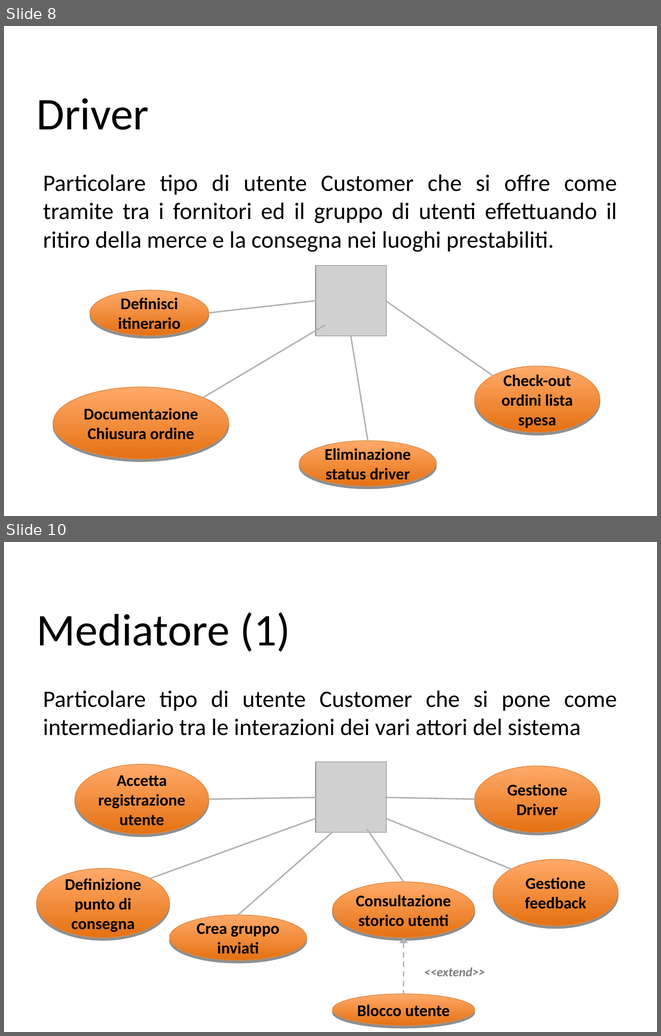
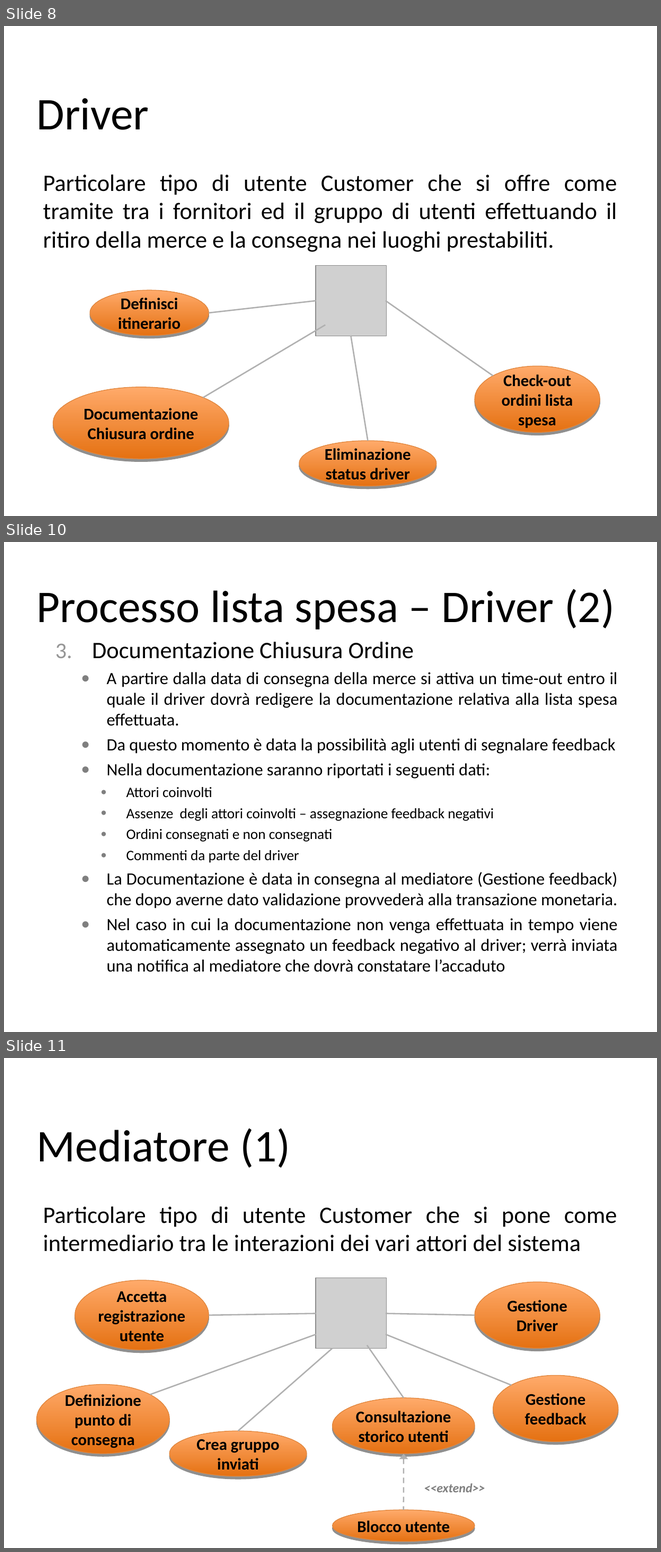
Before and after one commit to ZhangUranus/amicidelgas, a slide deck: trunk/WorkingOfBiz/risorse gassose/G.A.S. 2.2.ppt. Shown one above the other, each under a label of ours: slides 8 and 10 before the commit, slides 8, 10 and 11 after it; the slides between them are not shown. The pictures are 661x1036 and 661x1552 pixels, drawn with LibreOffice and Linux fonts; fonts in the diff are those of the drawing; grey boxes stand for pictures; background and template pictures are left out. Boxes give left, top, right and bottom in pixels: in the first picture for what was removed or moved away, otherwise in the second. Text is boxed around its words. In the diff, an @@ line names an element or a change of style, - is before the commit and + after.

```diff
--- a/trunk/WorkingOfBiz/risorse gassose/G.A.S. 2.2.ppt
+++ b/trunk/WorkingOfBiz/risorse gassose/G.A.S. 2.2.ppt
@@ slide 10 added at (4, 542, 657, 1032), background picture (left out) @@
@@ title added at (37, 589, 615, 629), 50 pt, text #000000 @@
+Processo lista spesa – Driver (2)
@@ text added at (92, 642, 618, 972), 19 pt, text #000000 @@
+3. Documentazione Chiusura Ordine
+  ● A partire dalla data di consegna della merce si attiva un time-out entro il quale il driver dovrà redigere la documentazione relativa alla lista spesa effettuata.
+  ● Da questo momento è data la possibilità agli utenti di segnalare feedback
+  ● Nella documentazione saranno riportati i seguenti dati:
+    ● Attori coinvolti
+    ● Assenze degli attori coinvolti – assegnazione feedback negativi
+    ● Ordini consegnati e non consegnati
+    ● Commenti da parte del driver
+  ● La Documentazione è data in consegna al mediatore (Gestione feedback) che dopo averne dato validazione provvederà alla transazione monetaria.
+  ● Nel caso in cui la documentazione non venga effettuata in tempo viene automaticamente assegnato un feedback negativo al driver; verrà inviata una notifica al mediatore che dovrà constatare l’accaduto
@@ what was slide 10 is now slide 11 @@
```
Also in this commit, not shown: 3 slides changed, 2 other slides added, 1 slide removed, 2 other files.
